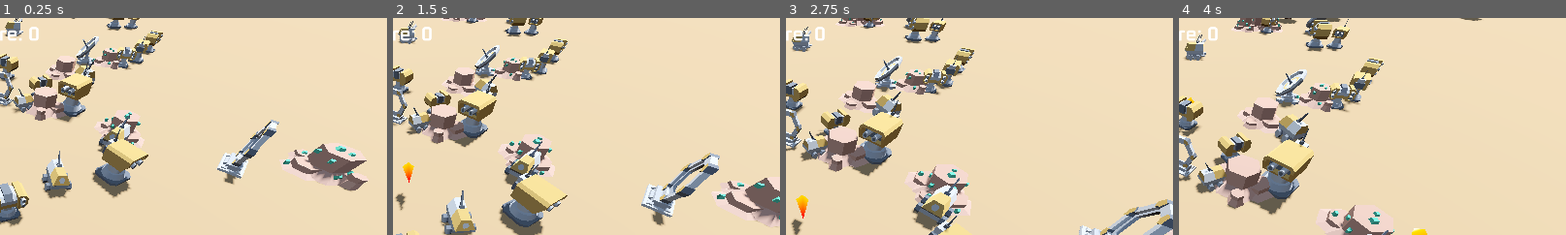
Above: before the commit, frames 1-4 (left to right).
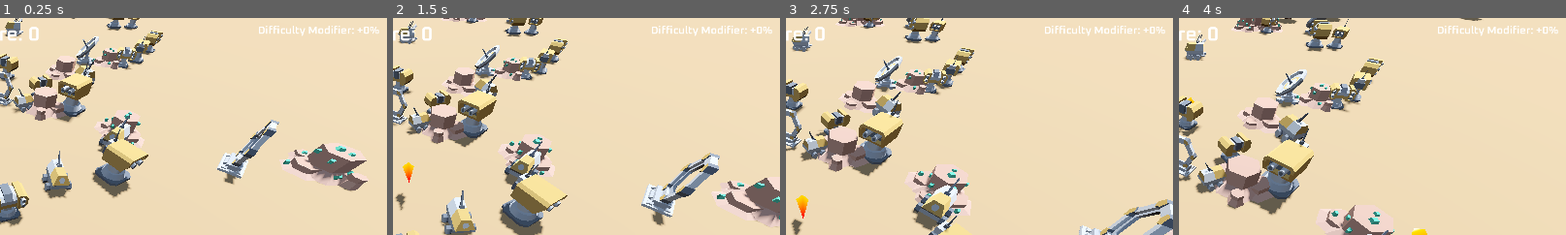
Above: after the commit, the same moments.

Repository: Stone-keep/3d_space_shooter
Game: Godot game, scene res://scenes/game.tscn
Two runs of this game, one before a commit and one after it. Both use one fixed random seed, a clock stepped at 60 frames per second and the inputs below.
Inputs:
- Up to frame 1 (0.25 s): no input
- Up to frame 2 (1.5 s): tap Enter (restart) at 0.5 s; hold D (right) 0.53-1.28 s; tap Space (shoot) at 0.6, 1.35 s; hold A (left) from 1.28 s (still down)
- Up to frame 3 (2.75 s): release A (left) at 2.03 s; hold D (right) from 2.03 s (still down); tap Space (shoot) at 2.1 s
- Up to frame 4 (4 s): tap Space (shoot) at 2.85, 3.6 s; release D (right) at 3.53 s; hold A (left) from 3.53 s (still down)
The pictures show only the part of the screen within x 50-100%, y 1-51%; the shares and areas given below are measured in that part.

The runs differ from the first frame. In frame 1, 0.4% of the frame differs, in the area x 66-98%, y 3-9%; in frame 2, 0.4%; in frame 3, 0.4%; in frame 4, 0.4%.

Commit message:
Add difficulty modifier affecting spawn timers and score

Diff:
--- a/scenes/game.tscn
+++ b/scenes/game.tscn
@@ -44,9 +44,39 @@
 anchors_preset = -1
 anchor_left = 0.5
 anchor_right = 0.5
+offset_left = -30.0
+offset_right = 30.0
+offset_bottom = 17.0
 grow_horizontal = 2
 theme_override_fonts/font = ExtResource("5_0tnpc")
 text = "Score: 0"
+
+[node name="DifficultyUp" type="Label" parent="HUD" unique_id=1882963604]
+visible = false
+anchors_preset = 8
+anchor_left = 0.5
+anchor_top = 0.5
+anchor_right = 0.5
+anchor_bottom = 0.5
+offset_left = -49.5
+offset_top = -11.5
+offset_right = 49.5
+offset_bottom = 11.5
+grow_horizontal = 2
+grow_vertical = 2
+theme_override_fonts/font = ExtResource("5_0tnpc")
+text = "Difficulty Up!"
+
+[node name="DifficultyLabel" type="Label" parent="HUD" unique_id=1802064660]
+anchors_preset = 1
+anchor_left = 1.0
+anchor_right = 1.0
+offset_left = -40.0
+offset_bottom = 23.0
+grow_horizontal = 0
+theme_override_fonts/font = ExtResource("5_0tnpc")
+text = "Difficulty Modifier: +0%"
+horizontal_alignment = 2
 
 [node name="Control" type="Control" parent="HUD" unique_id=2142531925]
 layout_mode = 3
@@ -115,6 +145,10 @@
 wait_time = 2.0
 autostart = true
 
+[node name="DifficultyTimer" type="Timer" parent="Timers" unique_id=1931413934]
+wait_time = 60.0
+autostart = true
+
 [node name="GameBorders" type="Node3D" parent="." unique_id=945812200]
 
 [node name="RightBorder" type="StaticBody3D" parent="GameBorders" unique_id=1254896735]
@@ -135,3 +169,4 @@
 [connection signal="shoot_laser" from="Player" to="." method="_on_player_shoot_laser"]
 [connection signal="timeout" from="Timers/MeteorTimer" to="." method="_on_meteor_timer_timeout"]
 [connection signal="timeout" from="Timers/ObstacleTimer" to="." method="_on_obstacle_timer_timeout"]
+[connection signal="timeout" from="Timers/DifficultyTimer" to="." method="_on_difficulty_timer_timeout"]
--- a/scenes/game_over.gd
+++ b/scenes/game_over.gd
@@ -7,6 +7,8 @@
 		$VBoxContainer/DestroyedBy.text = "Your ship crashed into an obstacle!"
 	$VBoxContainer/Score.text = "Score:\n%s" % Global.last_score
 	$VBoxContainer/HighScore.text = "High Score:\n%s" % Global.high_score
+	var difficulty_percent := ceili((Global.difficulty - 1.0) * 100.0)
+	$VBoxContainer/DifficultyModifier.text = "Final Difficulty Modifier: +%d%%" % difficulty_percent
 
 func _process(_delta: float) -> void:
 	if Input.is_action_just_pressed("restart"):
--- a/scenes/game_over.tscn
+++ b/scenes/game_over.tscn
@@ -55,6 +55,13 @@
 texture = ExtResource("1_xeevv")
 expand_mode = 1
 
+[node name="DifficultyModifier" type="Label" parent="VBoxContainer" unique_id=6773442]
+layout_mode = 2
+size_flags_horizontal = 4
+theme_override_fonts/font = ExtResource("1_wqhvx")
+theme_override_font_sizes/font_size = 40
+text = "Final Difficulty Modifier: +0%"
+
 [node name="Score" type="Label" parent="VBoxContainer" unique_id=1037444987]
 layout_mode = 2
 size_flags_horizontal = 4
--- a/scenes/player.tscn
+++ b/scenes/player.tscn
@@ -149,7 +149,7 @@
 volume_db = -10.0
 
 [node name="InvulnerabilityTimer" type="Timer" parent="." unique_id=1993683862]
-wait_time = 2.0
+wait_time = 3.0
 one_shot = true
 
 [connection signal="timeout" from="ShootCooldown" to="." method="_on_shoot_cooldown_timeout"]
--- a/scenes/scripts/game.gd
+++ b/scenes/scripts/game.gd
@@ -11,9 +11,12 @@
 }
 
 var score := 0
+const DIFFICULTY_MULTIPLIER := 1.2
 
 func _ready() -> void:
 	spawn_obstacles(30, 60, game_size["front"], game_size["back"])
+	Global.difficulty = 1.0
+	$HUD/Control.update_difficulty(Global.difficulty)
 
 func _on_player_shoot_laser(pos: Vector3) -> void:
 	var laser = laser_scene.instantiate()
@@ -26,7 +29,7 @@
 	meteor.add_score.connect(_on_meteor_scored)
 
 func _on_meteor_scored(points: int) -> void:
-	score += points
+	score += round(points * Global.difficulty)
 	$HUD/ScoreLabel.text = "Score: %s" % score
 
 func spawn_obstacles(amount_min: int, amount_max: int, z_min: float, z_max: float):
@@ -55,3 +58,13 @@
 		$HUD/Control/HBoxContainer/HealthIcon2.texture = load("res://graphics/ui/ship_health_lost_v4.png")
 	elif health <= 0:
 		trigger_game_end(destroyed_by_what)
+
+
+func _on_difficulty_timer_timeout() -> void:
+	Global.difficulty *= DIFFICULTY_MULTIPLIER
+	$Timers/MeteorTimer.wait_time /= DIFFICULTY_MULTIPLIER
+	$Timers/MeteorTimer.start()
+	$Timers/ObstacleTimer.wait_time /= DIFFICULTY_MULTIPLIER
+	$Timers/ObstacleTimer.start()
+	$HUD/Control.update_difficulty(Global.difficulty)
+	$HUD/Control.show_difficulty_up()
--- a/scenes/scripts/global.gd
+++ b/scenes/scripts/global.gd
@@ -3,3 +3,4 @@
 var last_score := 0
 var high_score := 0
 var destroyed_by_what := ""
+var difficulty := 1.0
--- a/scenes/scripts/hud.gd
+++ b/scenes/scripts/hud.gd
@@ -7,11 +7,36 @@
 
 @onready var lives_container: HBoxContainer = $HBoxContainer
 @onready var score_label: Label = $"../ScoreLabel"
+@onready var difficulty_label: Label = $"../DifficultyLabel"
+@onready var difficulty_up_label: Label = $"../DifficultyUp"
+
+var _difficulty_up_tween: Tween
 
 
 func _ready() -> void:
 	resized.connect(_update_layout)
 	_update_layout()
+	update_difficulty(Global.difficulty)
+
+
+func update_difficulty(difficulty: float) -> void:
+	var difficulty_percent := ceili((difficulty - 1.0) * 100.0)
+	difficulty_label.text = "Difficulty Modifier: +%d%%" % difficulty_percent
+
+
+func show_difficulty_up() -> void:
+	if _difficulty_up_tween:
+		_difficulty_up_tween.kill()
+
+	difficulty_up_label.visible = true
+	difficulty_up_label.modulate = Color.WHITE
+
+	_difficulty_up_tween = create_tween()
+	_difficulty_up_tween.set_loops(8)
+	_difficulty_up_tween.tween_property(difficulty_up_label, "modulate", Color.RED, 0.125)
+	_difficulty_up_tween.tween_property(difficulty_up_label, "modulate", Color.WHITE, 0.125)
+	await _difficulty_up_tween.finished
+	difficulty_up_label.visible = false
 
 
 func _update_layout() -> void:
@@ -20,6 +45,8 @@
 	var margin := roundi(clampf(short_side * 0.025, 12.0, 48.0))
 	var icon_size := roundi(clampf(short_side * 0.075, min_icon_size, max_icon_size))
 	var score_font_size := roundi(clampf(short_side * 0.045, min_score_font_size, max_score_font_size))
+	var difficulty_font_size := roundi(score_font_size * 0.55)
+	var difficulty_up_font_size := roundi(score_font_size * 1.35)
 
 	lives_container.scale = Vector2.ONE
 	lives_container.position = Vector2(margin, margin)
@@ -37,3 +64,20 @@
 	score_label.offset_bottom = margin + score_font_size * 1.5
 	score_label.horizontal_alignment = HORIZONTAL_ALIGNMENT_CENTER
 	score_label.add_theme_font_size_override("font_size", score_font_size)
+
+	difficulty_label.set_anchors_preset(Control.PRESET_TOP_RIGHT)
+	difficulty_label.offset_left = -roundi(score_font_size * 9.0)
+	difficulty_label.offset_right = -margin
+	difficulty_label.offset_top = margin
+	difficulty_label.offset_bottom = margin + difficulty_font_size * 1.5
+	difficulty_label.horizontal_alignment = HORIZONTAL_ALIGNMENT_RIGHT
+	difficulty_label.add_theme_font_size_override("font_size", difficulty_font_size)
+
+	difficulty_up_label.set_anchors_preset(Control.PRESET_CENTER)
+	difficulty_up_label.offset_left = -roundi(difficulty_up_font_size * 4.0)
+	difficulty_up_label.offset_right = roundi(difficulty_up_font_size * 4.0)
+	difficulty_up_label.offset_top = -roundi(difficulty_up_font_size * 0.75)
+	difficulty_up_label.offset_bottom = roundi(difficulty_up_font_size * 0.75)
+	difficulty_up_label.horizontal_alignment = HORIZONTAL_ALIGNMENT_CENTER
+	difficulty_up_label.vertical_alignment = VERTICAL_ALIGNMENT_CENTER
+	difficulty_up_label.add_theme_font_size_override("font_size", difficulty_up_font_size)
--- a/scenes/scripts/meteor.gd
+++ b/scenes/scripts/meteor.gd
@@ -19,7 +19,7 @@
 func _ready() -> void:
 	position.z = randf_range(-70.0, -90.0)
 	position.x = randf_range(-70.0, 70.0)
-	speed = randf_range(4.0, 6.0)
+	speed = randf_range(4.0, 6.0) * Global.difficulty
 	random_scale = randf_range(1.0, 2.0)
 	scale = Vector3.ONE * random_scale
 	random_rotation_speed = Vector3(
--- a/scenes/scripts/player.gd
+++ b/scenes/scripts/player.gd
@@ -9,6 +9,11 @@
 
 signal shoot_laser(pos: Vector3)
 signal lose_health(health: int, destroyed_by_what: String)
+
+func _ready() -> void:
+	invulnerable = true
+	$InvulnerabilityTimer.start()
+	flash_invulnerability()
 
 func _physics_process(delta: float) -> void:
 	direction = Input.get_axis("left", "right")
@@ -27,9 +32,9 @@
 
 func flash_invulnerability() -> void:
 	var tween := create_tween()
-	tween.set_loops(4)
-	tween.tween_property($craft_speederC, "transparency", 0.7, 0.25)
-	tween.tween_property($craft_speederC, "transparency", 0.2, 0.25)
+	tween.set_loops(5)
+	tween.tween_property($craft_speederC, "transparency", 0.7, 0.3)
+	tween.tween_property($craft_speederC, "transparency", 0.2, 0.3)
 	await tween.finished
 	$craft_speederC.transparency = 0.0
 
